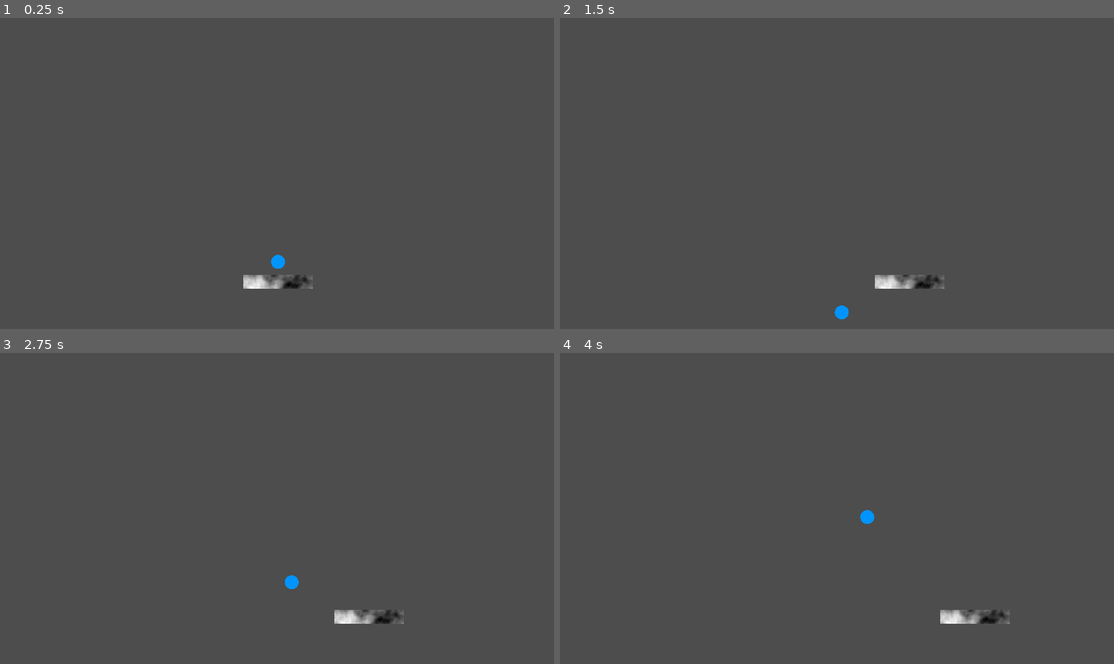
Above: before the commit, frames 1-4 (two rows, left to right).
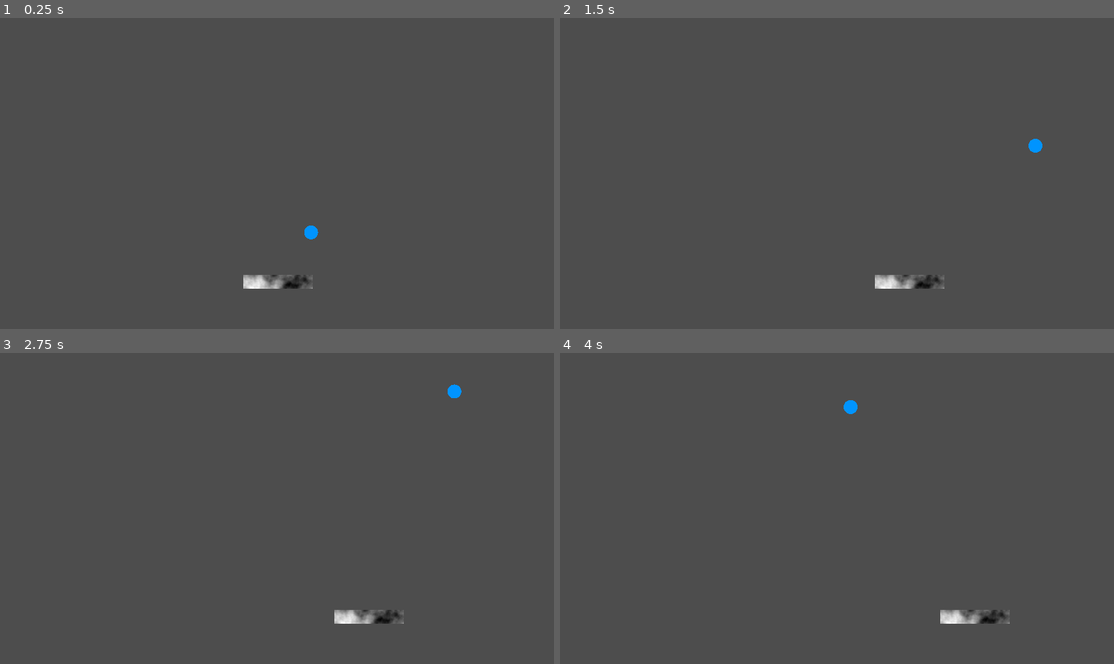
Above: after the commit, the same moments.

Repository: dadames/GMTK2024
Game: Godot game, scene res://Game/test_area.tscn
Same seed, same stepped clock (60 frames per second), same inputs: the game is played once before the commit and once after it. This scene is started directly instead of the project's main scene.
Inputs:
- Up to frame 1 (0.25 s): no input
- Up to frame 2 (1.5 s): hold Right (ui_right) 0.53-1.28 s; hold Left (ui_left) from 1.28 s (still down)
- Up to frame 3 (2.75 s): release Left (ui_left) at 2.03 s; hold Right (ui_right) from 2.03 s (still down)
- Up to frame 4 (4 s): release Right (ui_right) at 3.53 s; hold Left (ui_left) from 3.53 s (still down)

The runs differ from the first frame. In frame 1, 0.2% of the frame differs, in the area x 48-58%, y 66-81%; in frame 2, 0.2%; in frame 3, 0.2%; in frame 4, 0.2%, in the area x 51-57%, y 15-55%.

Commit message:
ball now starts with a direction

Diff:
--- a/Game/Ball/ball.gd
+++ b/Game/Ball/ball.gd
@@ -1,13 +1,17 @@
 extends CharacterBody2D
 
-const SPEED = 1000
+@export var Speed:int = 1000
 
 # Called when the node enters the scene tree for the first time.
 func _ready() -> void:
-	velocity = Vector2.DOWN * SPEED
+	#Find angle within a 60 degree downward cone
+#then use our angle to determine the direction ball starts
+	var angle:float = deg_to_rad(randf_range(60,120))
+	velocity = Vector2(cos(angle), sin(angle)) * Speed
 
 # Called every frame. 'delta' is the elapsed time since the previous frame.
 func _process(delta: float) -> void:
+	#Move the ball, check for collisions, and bounce off if a collision occurs.
 	var CollisionInfo := move_and_collide(velocity * delta)
 	if CollisionInfo:
 		velocity = velocity.bounce(CollisionInfo.get_normal())
--- a/Game/test_area.tscn
+++ b/Game/test_area.tscn
@@ -9,8 +9,8 @@
 
 [node name="test area" type="Node2D"]
 
-[node name="ball" parent="." instance=ExtResource("1_p3k5k")]
-position = Vector2(640, 312)
+[node name="Ball" parent="." instance=ExtResource("1_p3k5k")]
+position = Vector2(640, 256)
 
 [node name="Paddle" parent="." instance=ExtResource("1_3oi57")]
 position = Vector2(640, 608)
